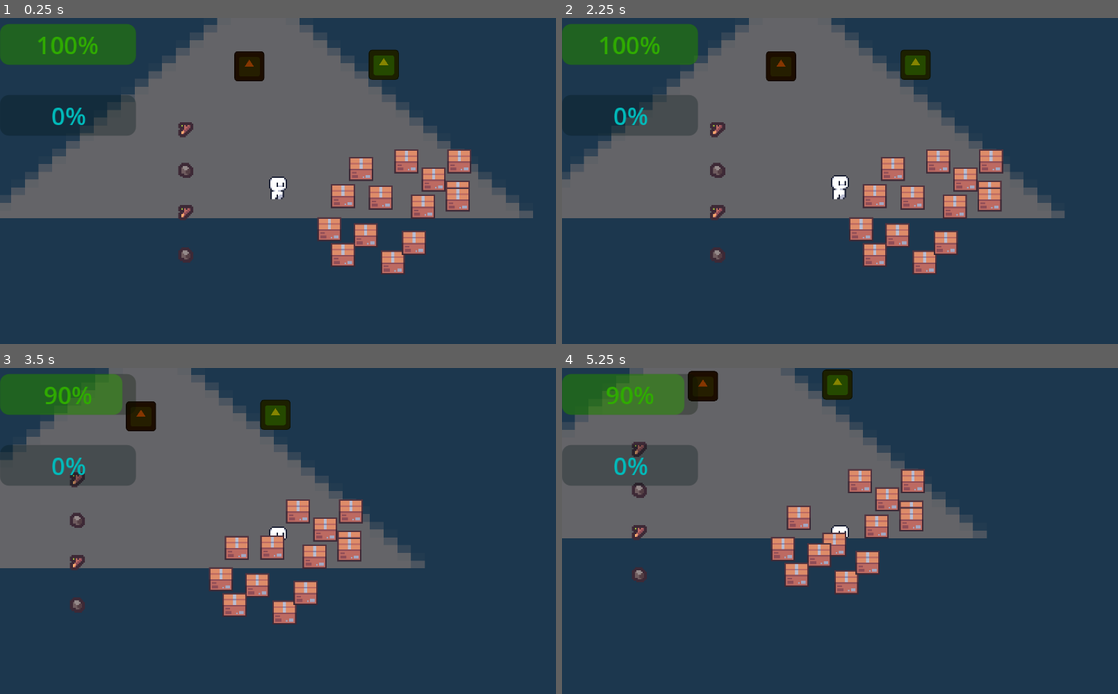
Above: before the commit, frames 1-4 (two rows, left to right).
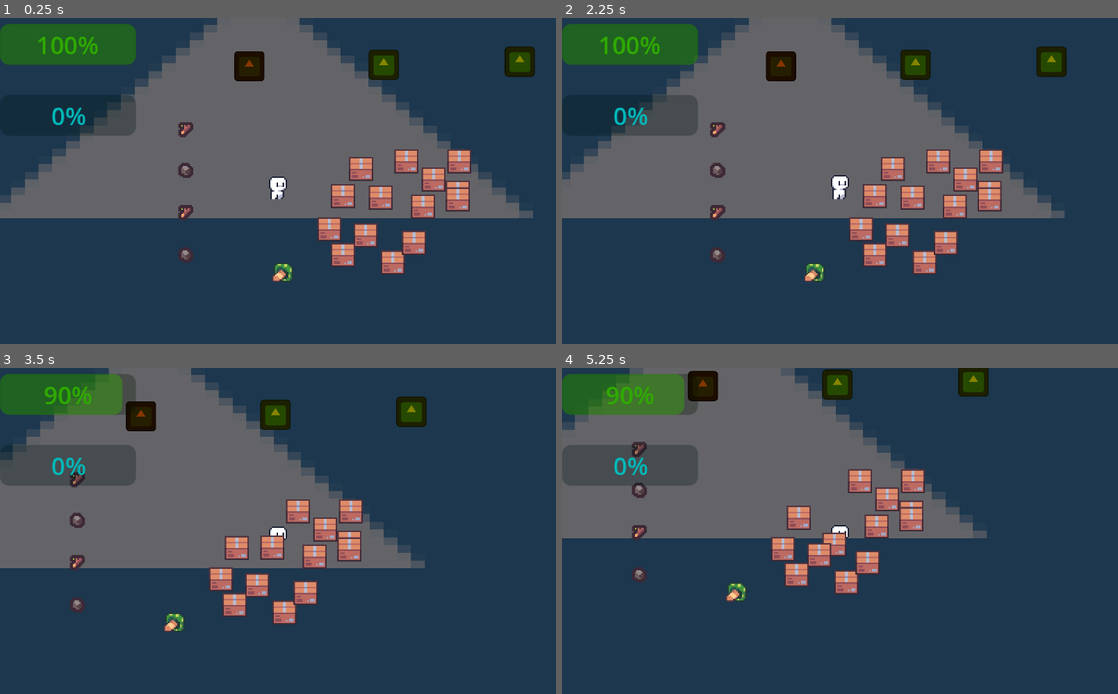
Above: after the commit, the same moments.

Repository: Alexoga9/Basura-Recolector
Game: Godot game, scene res://Escenarios/mundo.tscn
The game is run twice, just before and just after one commit, with the same random seed, the same clock (stepped at 60 frames per second) and the same inputs. The engine's default icon, where the game draws it, is replaced by a stand-in: a white triangle on a blue panel in a dark square. Sound files missing from this copy of the repository are replaced by a short silence.
Inputs (mouse positions are in pixels of both pictures, inside the frame that each line leads up to):
- Up to frame 1 (0.25 s): no input
- Up to frame 2 (2.25 s): tap Enter at 0.5 s; drag from (940, 197) to (745, 255) at 0.52 s; drag from (928, 236) to (840, 184) at 1.27 s; move the mouse to (906, 197) at 2.02 s; hold D (derecha) from 2.03 s (still down); tap L at 2.1 s; click (906, 197) at 2.17 s
- Up to frame 3 (3.5 s): tap E (Interaccion) at 2.3 s; release D (derecha) at 2.75 s; drag from (250, 517) to (77, 563) at 2.77 s
- Up to frame 4 (5.25 s): tap Space at 3.5, 5 s; drag from (795, 605) to (639, 605) at 3.52 s; tap Enter at 4.25, 5.1 s; drag from (845, 612) to (639, 521) at 4.27 s; move the mouse to (867, 592) at 5.02 s; hold S (abajo) from 5.03 s (still down); click (867, 592) at 5.17 s

The runs differ from the first frame. In frame 1, 0.7% of the frame differs, in the area x 48-97%, y 8-82%; in frame 2, 0.6%; in frame 3, 0.7%, in the area x 29-77%, y 8-82%; in frame 4, 0.6%.

Commit message:
Consumible
y maquina expendedora

Diff:
--- /dev/null
+++ b/Entidades/Consumible/consumible.gd
@@ -0,0 +1,21 @@
+class_name Consumible extends Area2D
+
+@export var recuperar_energia: int
+@onready var sonido = %sonido
+@onready var collision_shape_2d = %CollisionShape2D
+@onready var sprite_2d = %Sprite2D
+
+
+func _on_body_entered(body:Jugador):
+	body.energia_componente.recuperar(recuperar_energia)
+	collect()
+
+
+func collect():
+	sonido.play()
+	collision_shape_2d.call_deferred("set", "disabled", true)
+	sprite_2d.visible = false
+
+
+func _on_sonido_finished():
+	queue_free()
--- /dev/null
+++ b/Entidades/Consumible/consumible.tscn
@@ -0,0 +1,30 @@
+[gd_scene format=3 uid="uid://bgn5c32aqoq6c"]
+
+[ext_resource type="Script" uid="uid://bagf6atsln2se" path="res://Entidades/Consumible/consumible.gd" id="1_dmsku"]
+[ext_resource type="Texture2D" uid="uid://due6mtxcwadhu" path="res://Assets/Inventario/Items.png" id="1_u5i48"]
+[ext_resource type="AudioStream" uid="uid://dr7bho43atgf6" path="res://Assets/tornado audio.mp3" id="3_si0yx"]
+
+[sub_resource type="CircleShape2D" id="CircleShape2D_dmsku"]
+
+[node name="Consumible" type="Area2D" unique_id=1748902439]
+script = ExtResource("1_dmsku")
+recuperar_energia = 3
+
+[node name="CollisionShape2D" type="CollisionShape2D" parent="." unique_id=1473103185]
+unique_name_in_owner = true
+shape = SubResource("CircleShape2D_dmsku")
+
+[node name="Sprite2D" type="Sprite2D" parent="." unique_id=1573797598]
+unique_name_in_owner = true
+texture = ExtResource("1_u5i48")
+region_enabled = true
+region_rect = Rect2(64, 0, 16, 16)
+
+[node name="sonido" type="AudioStreamPlayer" parent="." unique_id=1248281561]
+unique_name_in_owner = true
+stream = ExtResource("3_si0yx")
+volume_db = -10.0
+pitch_scale = 1.5
+
+[connection signal="body_entered" from="." to="." method="_on_body_entered"]
+[connection signal="finished" from="sonido" to="." method="_on_sonido_finished"]
--- /dev/null
+++ b/Entidades/Maquina Expendedora/MaquinaExpendedora.tscn
@@ -0,0 +1,43 @@
+[gd_scene format=3 uid="uid://cjlmg6cpg7g6g"]
+
+[ext_resource type="Script" uid="uid://bqf61t5aq5kig" path="res://Entidades/Maquina Expendedora/maquina_expendedora.gd" id="1_j4evy"]
+[ext_resource type="Texture2D" uid="uid://e7kokadv3aib" path="res://Assets/icon.svg" id="2_4dq8i"]
+[ext_resource type="PackedScene" uid="uid://bgn5c32aqoq6c" path="res://Entidades/Consumible/consumible.tscn" id="2_cglwt"]
+[ext_resource type="AudioStream" uid="uid://cjghok5vlof2n" path="res://Assets/drop-coin.mp3" id="4_ev2gr"]
+
+[sub_resource type="RectangleShape2D" id="RectangleShape2D_1wau7"]
+size = Vector2(19, 6)
+
+[sub_resource type="RectangleShape2D" id="RectangleShape2D_0bwxm"]
+size = Vector2(72, 60)
+
+[node name="MaquinaExpendedora" type="StaticBody2D" unique_id=578851082]
+collision_layer = 16
+collision_mask = 0
+script = ExtResource("1_j4evy")
+consumible = ExtResource("2_cglwt")
+
+[node name="Sprite2D" type="Sprite2D" parent="." unique_id=1781763865]
+modulate = Color(0.5254902, 0.52156866, 0, 1)
+scale = Vector2(0.15625, 0.15625)
+texture = ExtResource("2_4dq8i")
+
+[node name="CollisionShape2D" type="CollisionShape2D" parent="." unique_id=144946869]
+position = Vector2(0, 7)
+shape = SubResource("RectangleShape2D_1wau7")
+debug_color = Color(0.26880014, 0.2435346, 0.23927382, 0.41960785)
+
+[node name="Trigger Jugador" type="Area2D" parent="." unique_id=1733789509]
+collision_layer = 8
+collision_mask = 5
+
+[node name="CollisionShape2D" type="CollisionShape2D" parent="Trigger Jugador" unique_id=588954144]
+shape = SubResource("RectangleShape2D_0bwxm")
+debug_color = Color(0.65120107, 0.0018948114, 0.8419935, 0.41960785)
+
+[node name="audio" type="AudioStreamPlayer" parent="." unique_id=186736399]
+unique_name_in_owner = true
+stream = ExtResource("4_ev2gr")
+
+[connection signal="body_entered" from="Trigger Jugador" to="." method="_on_trigger_jugador_body_entered"]
+[connection signal="body_exited" from="Trigger Jugador" to="." method="_on_trigger_jugador_body_exited"]
--- /dev/null
+++ b/Entidades/Maquina Expendedora/maquina_expendedora.gd
@@ -0,0 +1,36 @@
+extends StaticBody2D
+
+@export var consumible: PackedScene
+var jugador
+@onready var audio = %audio
+
+
+# Called when the node enters the scene tree for the first time.
+func _ready():
+	pass # Replace with function body.
+
+
+# Called every frame. 'delta' is the elapsed time since the previous frame.
+func _process(delta):
+	dispensar()
+
+
+func _on_trigger_jugador_body_entered(body):
+	jugador = body
+
+
+func _on_trigger_jugador_body_exited(body):
+	jugador = null
+
+
+func dispensar():
+	if Input.is_action_just_pressed("Interaccion") and jugador != null:
+		audio.play()
+		spawnear()
+		print("Toma we")
+
+
+func spawnear():
+	var nuevo = consumible.instantiate()
+	nuevo.global_position = self.global_position + Vector2(10,10)
+	add_child(nuevo)
--- a/Escenarios/mundo.tscn
+++ b/Escenarios/mundo.tscn
@@ -10,6 +10,8 @@
 [ext_resource type="PackedScene" uid="uid://bujsrbbq0elhi" path="res://Entidades/Tienda/tienda.tscn" id="8_8njad"]
 [ext_resource type="PackedScene" uid="uid://b8u0pprb4t2sj" path="res://Entidades/Trituradora/trituradora.tscn" id="8_u72it"]
 [ext_resource type="PackedScene" uid="uid://mn8abrepyvev" path="res://UI/HUD/barras_hud.tscn" id="8_yw7ml"]
+[ext_resource type="PackedScene" uid="uid://cjlmg6cpg7g6g" path="res://Entidades/Maquina Expendedora/MaquinaExpendedora.tscn" id="11_tyb7f"]
+[ext_resource type="PackedScene" uid="uid://bgn5c32aqoq6c" path="res://Entidades/Consumible/consumible.tscn" id="12_qc3uw"]
 
 [node name="Mundo" type="Node" unique_id=283243708]
 
@@ -23,64 +25,64 @@
 [node name="Jugador" parent="." unique_id=1030727379 instance=ExtResource("2_fw4w5")]
 position = Vector2(596, 315)
 
-[node name="Node" type="Node" parent="." unique_id=665496197]
+[node name="Recolectables" type="Node" parent="." unique_id=665496197]
 
-[node name="Loot5" parent="Node" unique_id=1738087845 instance=ExtResource("3_tgroa")]
+[node name="Loot5" parent="Recolectables" unique_id=1738087845 instance=ExtResource("3_tgroa")]
 position = Vector2(535, 364)
 data = ExtResource("4_2fd2i")
 
-[node name="Loot6" parent="Node" unique_id=919298538 instance=ExtResource("3_tgroa")]
+[node name="Loot6" parent="Recolectables" unique_id=919298538 instance=ExtResource("3_tgroa")]
 position = Vector2(535, 336)
 
-[node name="Loot" parent="Node" unique_id=1883567907 instance=ExtResource("3_tgroa")]
+[node name="Loot" parent="Recolectables" unique_id=1883567907 instance=ExtResource("3_tgroa")]
 position = Vector2(535, 308)
 data = ExtResource("4_2fd2i")
 
-[node name="Loot3" parent="Node" unique_id=1841113591 instance=ExtResource("3_tgroa")]
+[node name="Loot3" parent="Recolectables" unique_id=1841113591 instance=ExtResource("3_tgroa")]
 position = Vector2(535, 281)
 
-[node name="Basuras" type="Node" parent="Node" unique_id=1174743801]
+[node name="Basuras" type="Node" parent="Recolectables" unique_id=1174743801]
 
-[node name="Loot2" parent="Node/Basuras" unique_id=1091806052 instance=ExtResource("6_2fd2i")]
+[node name="Loot2" parent="Recolectables/Basuras" unique_id=1091806052 instance=ExtResource("6_2fd2i")]
 position = Vector2(664, 326)
 
-[node name="Loot7" parent="Node/Basuras" unique_id=1276343682 instance=ExtResource("6_2fd2i")]
+[node name="Loot7" parent="Recolectables/Basuras" unique_id=1276343682 instance=ExtResource("6_2fd2i")]
 position = Vector2(654, 351)
 
-[node name="Loot8" parent="Node/Basuras" unique_id=1079077092 instance=ExtResource("6_2fd2i")]
+[node name="Loot8" parent="Recolectables/Basuras" unique_id=1079077092 instance=ExtResource("6_2fd2i")]
 position = Vector2(639, 325)
 
-[node name="Loot9" parent="Node/Basuras" unique_id=1716104005 instance=ExtResource("6_2fd2i")]
+[node name="Loot9" parent="Recolectables/Basuras" unique_id=1716104005 instance=ExtResource("6_2fd2i")]
 position = Vector2(651, 307)
 
-[node name="Loot10" parent="Node/Basuras" unique_id=2070967356 instance=ExtResource("6_2fd2i")]
+[node name="Loot10" parent="Recolectables/Basuras" unique_id=2070967356 instance=ExtResource("6_2fd2i")]
 position = Vector2(639, 364)
 
-[node name="Loot11" parent="Node/Basuras" unique_id=456136626 instance=ExtResource("6_2fd2i")]
+[node name="Loot11" parent="Recolectables/Basuras" unique_id=456136626 instance=ExtResource("6_2fd2i")]
 position = Vector2(672, 369)
 
-[node name="Loot12" parent="Node/Basuras" unique_id=329021941 instance=ExtResource("6_2fd2i")]
+[node name="Loot12" parent="Recolectables/Basuras" unique_id=329021941 instance=ExtResource("6_2fd2i")]
 position = Vector2(686, 356)
 
-[node name="Loot13" parent="Node/Basuras" unique_id=1395442083 instance=ExtResource("6_2fd2i")]
+[node name="Loot13" parent="Recolectables/Basuras" unique_id=1395442083 instance=ExtResource("6_2fd2i")]
 position = Vector2(692, 332)
 
-[node name="Loot14" parent="Node/Basuras" unique_id=698021777 instance=ExtResource("6_2fd2i")]
+[node name="Loot14" parent="Recolectables/Basuras" unique_id=698021777 instance=ExtResource("6_2fd2i")]
 position = Vector2(699, 314)
 
-[node name="Loot15" parent="Node/Basuras" unique_id=1307620334 instance=ExtResource("6_2fd2i")]
+[node name="Loot15" parent="Recolectables/Basuras" unique_id=1307620334 instance=ExtResource("6_2fd2i")]
 position = Vector2(681, 302)
 
-[node name="Loot16" parent="Node/Basuras" unique_id=521582679 instance=ExtResource("6_2fd2i")]
+[node name="Loot16" parent="Recolectables/Basuras" unique_id=521582679 instance=ExtResource("6_2fd2i")]
 position = Vector2(716, 302)
 
-[node name="Loot17" parent="Node/Basuras" unique_id=1392906129 instance=ExtResource("6_2fd2i")]
+[node name="Loot17" parent="Recolectables/Basuras" unique_id=1392906129 instance=ExtResource("6_2fd2i")]
 position = Vector2(715, 325)
 
-[node name="Loot18" parent="Node/Basuras" unique_id=1328225134 instance=ExtResource("6_2fd2i")]
+[node name="Loot18" parent="Recolectables/Basuras" unique_id=1328225134 instance=ExtResource("6_2fd2i")]
 position = Vector2(715, 325)
 
-[node name="Loot4" parent="Node/Basuras" unique_id=165001272 instance=ExtResource("6_2fd2i")]
+[node name="Loot4" parent="Recolectables/Basuras" unique_id=165001272 instance=ExtResource("6_2fd2i")]
 position = Vector2(630, 347)
 
 [node name="CanvasLayer" type="CanvasLayer" parent="." unique_id=2010886703]
@@ -95,8 +97,16 @@
 offset_right = -278.0
 offset_bottom = -134.0
 
-[node name="Trituradora" parent="." unique_id=578851082 instance=ExtResource("8_u72it")]
+[node name="Puestos Interactuables" type="Node" parent="." unique_id=138742373]
+
+[node name="Trituradora" parent="Puestos Interactuables" unique_id=578851082 instance=ExtResource("8_u72it")]
 position = Vector2(577, 239)
 
-[node name="Tienda" parent="Trituradora" unique_id=1450673076 instance=ExtResource("8_8njad")]
-position = Vector2(89, -1)
+[node name="Tienda" parent="Puestos Interactuables" unique_id=1450673076 instance=ExtResource("8_8njad")]
+position = Vector2(666, 238)
+
+[node name="MaquinaExpendedora" parent="Puestos Interactuables" unique_id=2087217714 instance=ExtResource("11_tyb7f")]
+position = Vector2(756, 236)
+
+[node name="Consumible" parent="Puestos Interactuables/MaquinaExpendedora" unique_id=1748902439 instance=ExtResource("12_qc3uw")]
+position = Vector2(-157, 139)
--- a/UI/Tienda/tienda_ui.tscn
+++ b/UI/Tienda/tienda_ui.tscn
@@ -38,9 +38,9 @@
 
 [node name="Panel Tienda" parent="MarginContainer/ScrollContainer/VBoxContainer" unique_id=1967462824 node_paths=PackedStringArray("logica_mejora") instance=ExtResource("1_d2rrg")]
 layout_mode = 2
-logica_mejora = NodePath("Node")
+logica_mejora = NodePath("MejoraResistencia")
 
-[node name="Node" type="Node" parent="MarginContainer/ScrollContainer/VBoxContainer/Panel Tienda" unique_id=1497121177]
+[node name="MejoraResistencia" type="Node" parent="MarginContainer/ScrollContainer/VBoxContainer/Panel Tienda" unique_id=1497121177]
 script = ExtResource("3_7a1nm")
 
 [node name="Panel Tienda2" parent="MarginContainer/ScrollContainer/VBoxContainer" unique_id=1143511343 instance=ExtResource("1_d2rrg")]
Binary file added: Assets/Inventario/Items.png
Not shown, added: Assets/Inventario/Items.png.import
Not shown, added: Assets/drop-coin.mp3.import
Not shown, added: Entidades/Consumible/consumible.gd.uid
Not shown, added: Entidades/Maquina Expendedora/maquina_expendedora.gd.uid
Not shown, added: Assets/drop-coin.mp3
